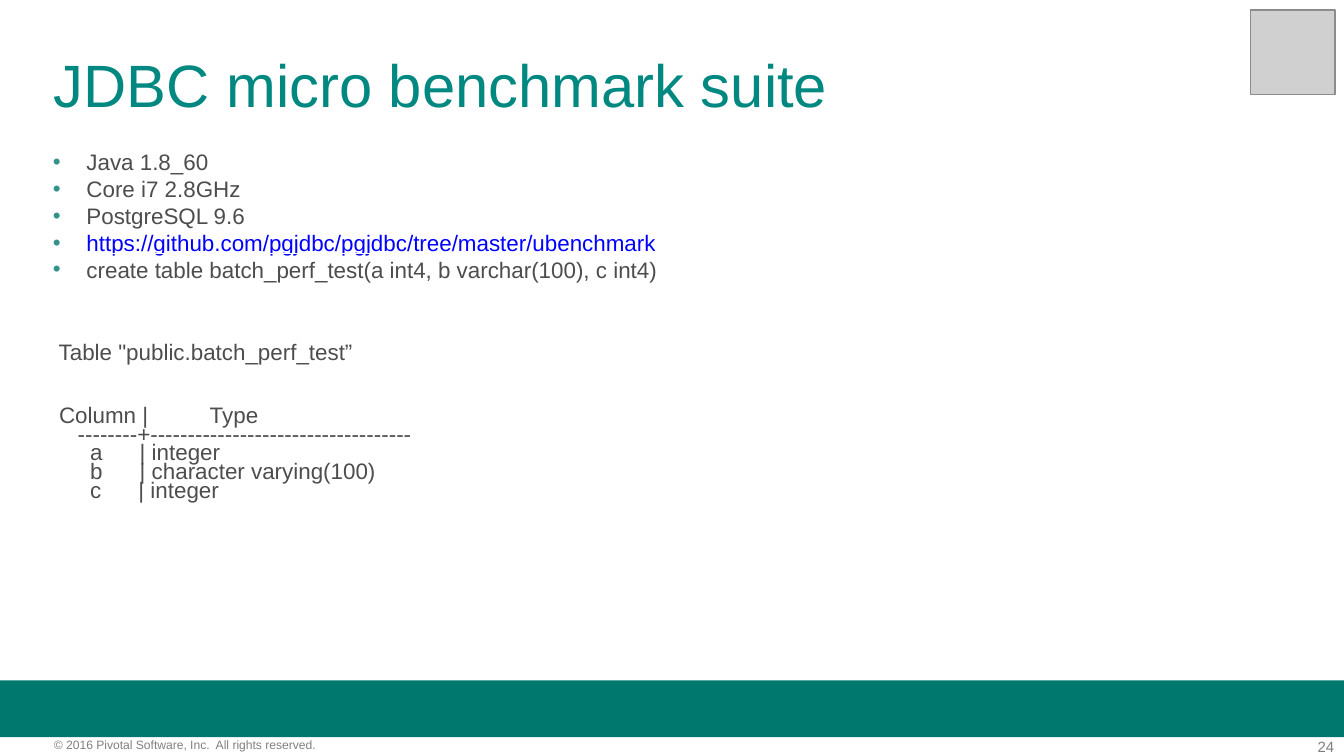
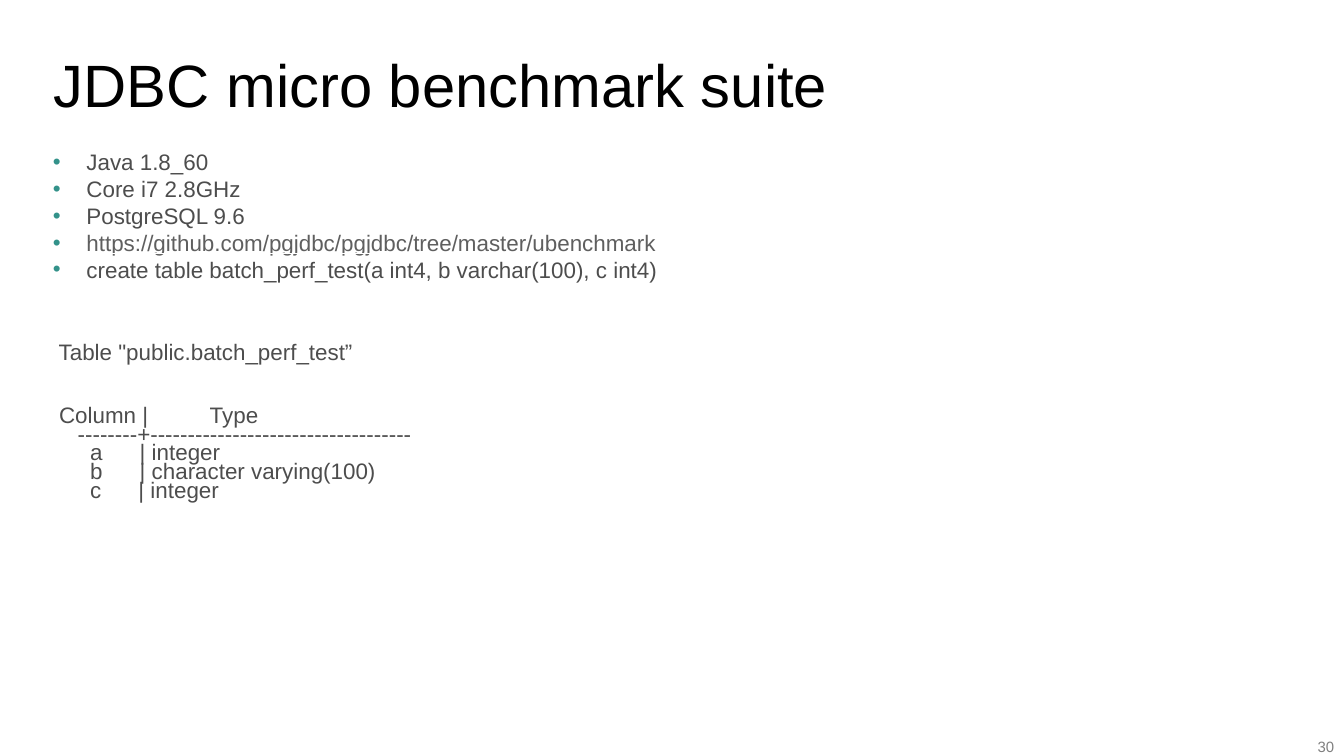
Before and after one commit to davecramer/presentations, a slide deck: slide 30 of JDBC Performance.pptx (slide 24 before the commit). Drawn at 1344x756 pixels with LibreOffice and Linux fonts; fonts in the diff are those of the drawing; grey boxes stand for pictures; background and template pictures are left out. Boxes give left, top, right and bottom in pixels: in the first picture for what was removed or moved away, otherwise in the second. Text is boxed around its words. In the diff, an @@ line names an element or a change of style, - is before the commit and + after.

```diff
--- a/JDBC Performance.pptx
+++ b/JDBC Performance.pptx
@@ picture removed at <box>1251,9,1336,94</box> @@
@@ text "JDBC micro benchmark suite" at <box>54,63,827,108</box>: text colour #008881 to #000000 @@
@@ text at <box>86,235,655,256</box>: text colour #0000FF to #5F5F5F in "https://github.com/pgjdbc/pgjdbc/tree/master/ubenchmark" @@
@@ rectangle removed at <box>0,680,1344,737</box> @@
@@ text removed at <box>66,740,315,752</box> @@
-© 2016 Pivotal Software, Inc. All rights reserved.
@@ page number at <box>1318,741,1335,752</box>: text changed @@
-24
+30
```
Also in this commit, not shown: 32 other slides changed, 21 slides added, 19 slides removed, 3 other files.
